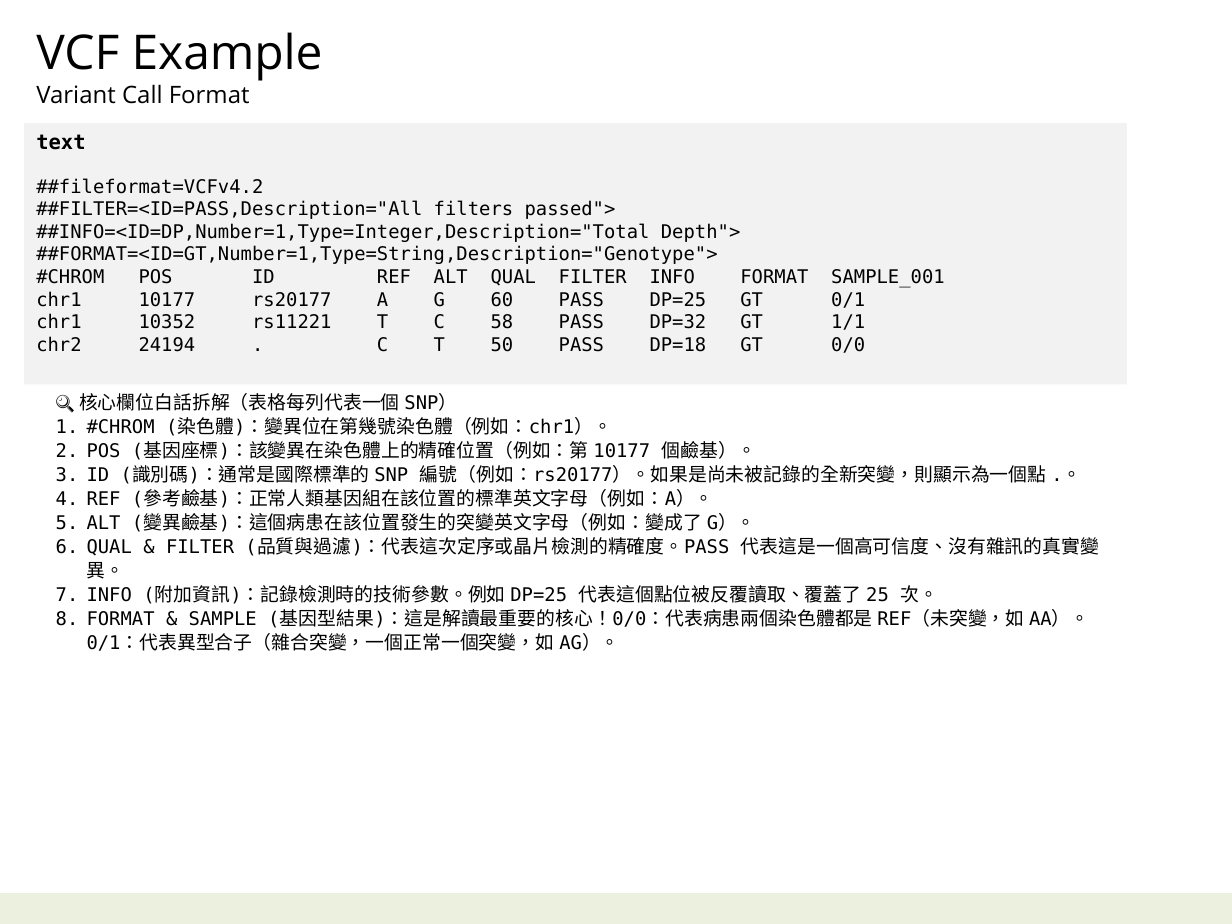
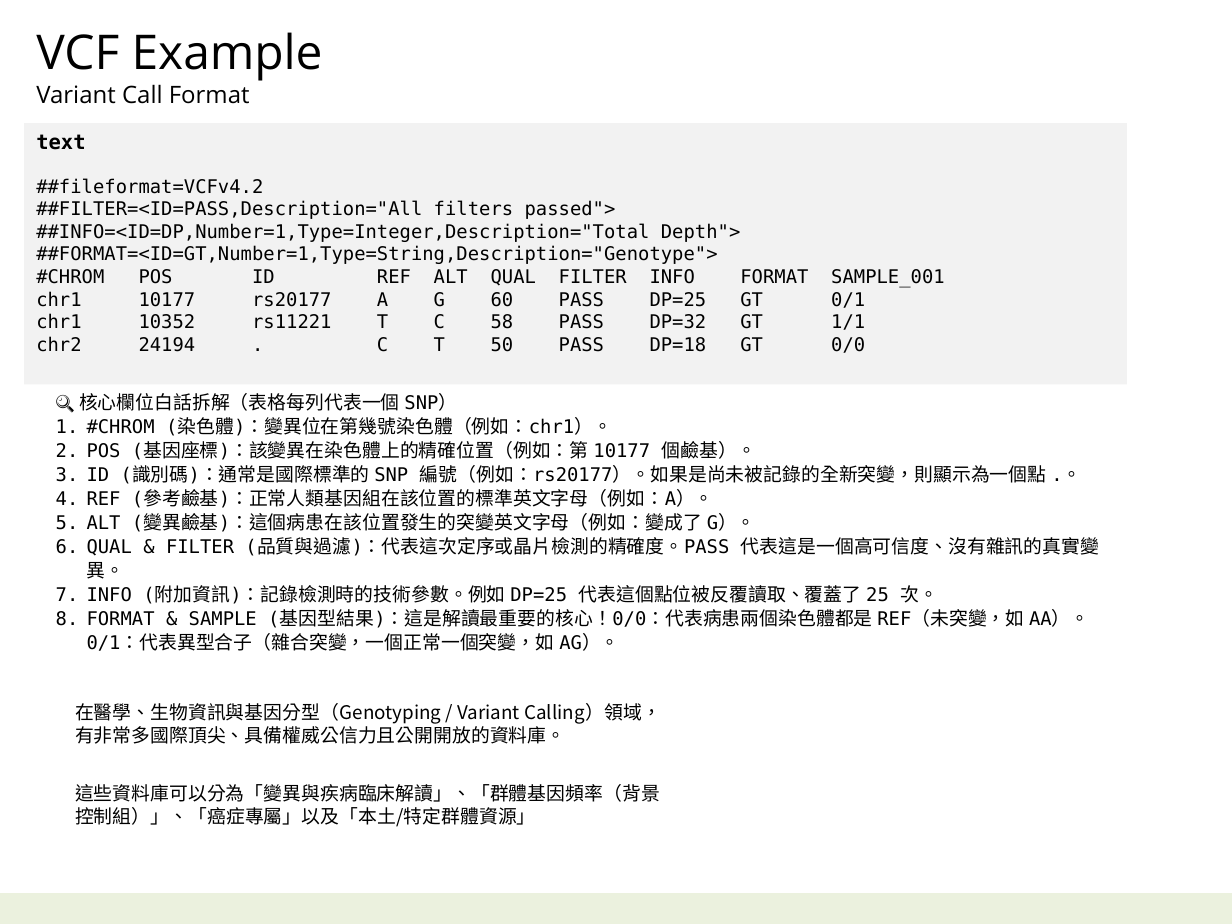
Before and after one commit to navibator/crazy-ai, a slide deck: slide 6 of bio-it-agent.pptx. Drawn at 1232x924 pixels with LibreOffice and Linux fonts; fonts in the diff are those of the drawing. Boxes give left, top, right and bottom in pixels: in the first picture for what was removed or moved away, otherwise in the second. Text is boxed around its words. In the diff, an @@ line names an element or a change of style, - is before the commit and + after.

```diff
--- a/bio-it-agent.pptx
+++ b/bio-it-agent.pptx
@@ text added at box(75, 703, 661, 827), 11 pt, text #000000 @@
+在醫學、生物資訊與基因分型（Genotyping / Variant Calling）領域，有非常多國際頂尖、具備權威公信力且公開開放的資料庫。
+這些資料庫可以分為「變異與疾病臨床解讀」、「群體基因頻率（背景控制組）」、「癌症專屬」以及「本土/特定群體資源」
```
Also in this commit, not shown: 3 other slides changed, 1 slide added, 2 slides removed, 1 other file.
